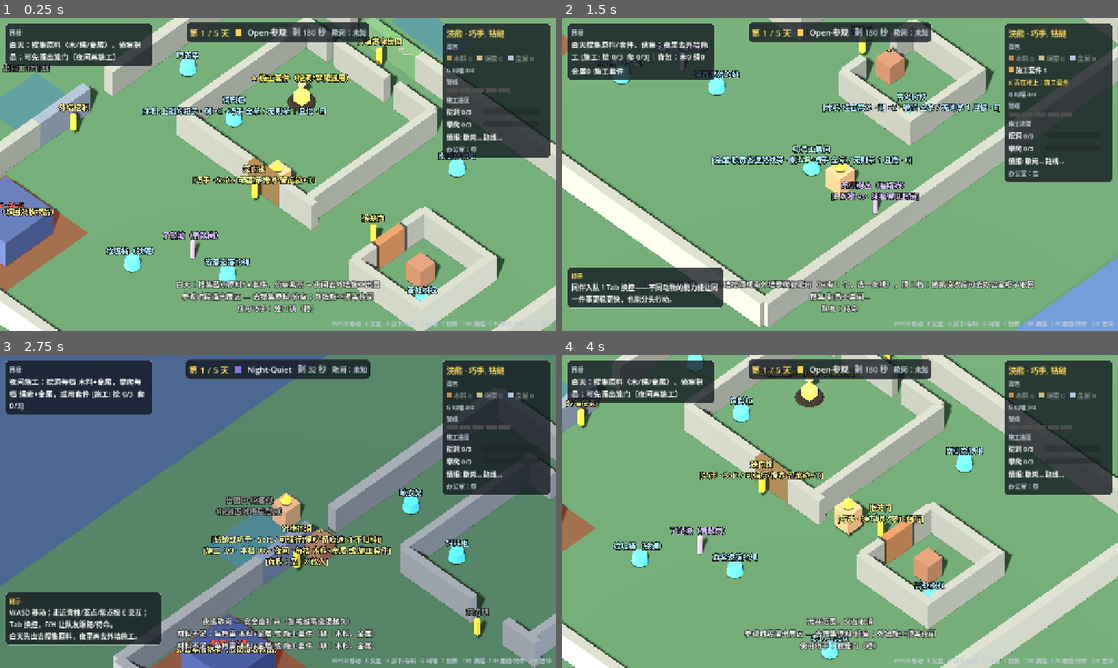
Above: before the commit, frames 1-4 (two rows, left to right).
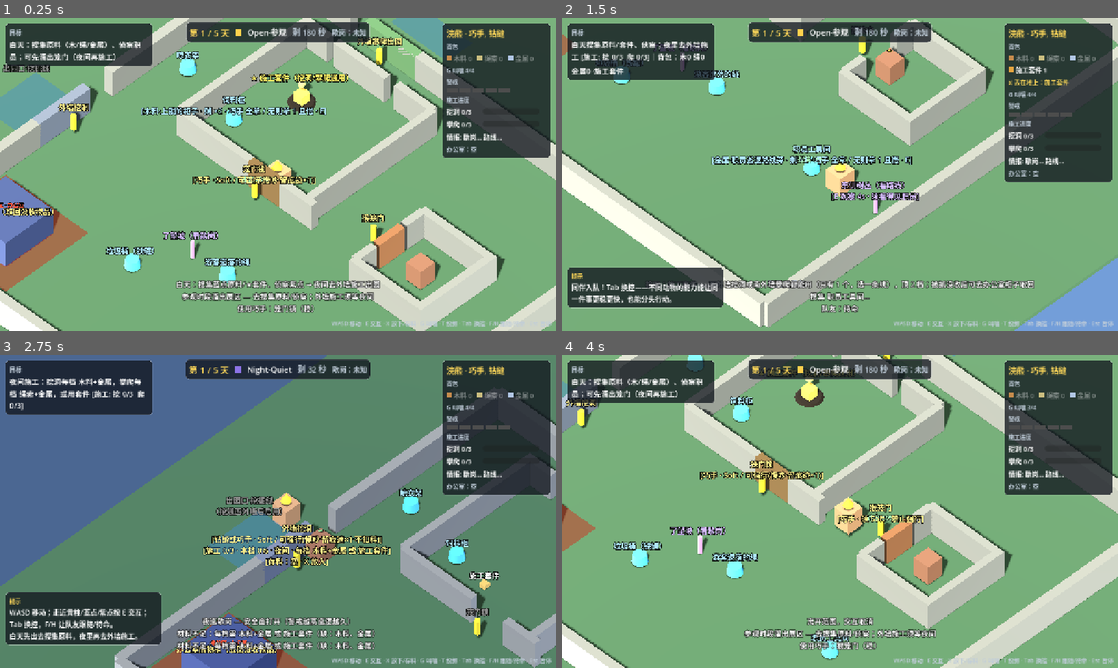
Above: after the commit, the same moments.

Repository: CoraStarX/ZooBreakout
Game: Godot game, scene res://prototypes/p2_route_clear.tscn
Two runs of this game, one before a commit and one after it. Both use one fixed random seed, a clock stepped at 60 frames per second and the inputs below. This scene is started directly instead of the project's main scene.
Inputs (mouse positions are in pixels of both pictures, inside the frame that each line leads up to):
- Up to frame 1 (0.25 s): no input
- Up to frame 2 (1.5 s): tap Enter at 0.5 s; move the mouse to (962, 158) at 0.52 s; hold D (move_right) 0.53-1.28 s; hold H (order_hold) 0.53-1.28 s; tap E (interact) at 0.6 s; click (962, 158) at 0.67 s; move the mouse to (728, 190) at 1.27 s; hold S (move_back) from 1.28 s (still down); tap H (order_hold) at 1.35 s
- Up to frame 3 (2.75 s): tap E (interact) at 1.55 s; move the mouse to (333, 442) at 2.02 s; release S (move_back) at 2.03 s; hold D (move_right) from 2.03 s (still down); hold H (order_hold) from 2.03 s (still down); tap X (drop_item) at 2.1 s
- Up to frame 4 (4 s): move the mouse to (812, 574) at 2.77 s; release D (move_right) at 2.78 s; release H (order_hold) at 2.78 s; hold W (move_forward) 2.78-3.53 s; tap E (interact) at 2.85 s; click (812, 574) at 2.92 s; move the mouse to (1006, 558) at 3.52 s; hold A (move_left) from 3.53 s (still down); hold H (order_hold) from 3.53 s (still down); tap G (make_noise) at 3.6 s

The runs differ from the first frame. In frame 1, 0.5% of the frame differs, in the area x 73-86%, y 42-91%; in frame 2, 0.8%; in frame 3, 1.1%, in the area x 0-100%, y 0-100%; in frame 4, 0.5%.

Commit message:
材料：木 5→2、绳 3→2（删高处树杈/南侧杂物堆，晾衣架 1）；MaterialBudget 分 Soft/Hard 路径，载入检查有套件与无套件 Hard 皆可完成、Soft 双线>木/绳供给；测试：套件被收缴取回后完工、无套件 Hard 通关
Co-authored-by: Cursor <cursoragent@cursor.com>

Diff:
--- a/content/balance/material_budget.gd
+++ b/content/balance/material_budget.gd
@@ -3,6 +3,7 @@
 ## Material supply vs route demand (docs/COST_REFACTOR.md「材料预算」). Pure data in, numbers out.
 ## supply: {"once": {mat: n}, "kits": n, "repeat": [{"mat", "yield", "daily_cap", "run_cap"}]}
 ## line:   {"name", "tiers", "kit_tiers", "tier_cost": Array[StringName], "kit_id"}
+## Paths: Soft = every tier paid (kit or materials); Hard = non-final tiers forced for free, final tier Soft.
 
 
 static func line_from(i: Interactable) -> Dictionary:
@@ -32,12 +33,13 @@
 	return {"once": once, "kits": kits, "repeat": repeat}
 
 
-## Materials one line still needs; `use_kit` = the kit pays its `kit_tiers`.
-static func need(line: Dictionary, use_kit: bool) -> Dictionary:
-	var paid := int(line["tiers"]) - (int(line["kit_tiers"]) if use_kit else 0)
+## Materials one line needs. `use_kit` = the kit pays its `kit_tiers`; `hard` = non-final tiers are forced (free).
+static func need(line: Dictionary, use_kit: bool, hard: bool = false) -> Dictionary:
+	var tiers := int(line["tiers"])
+	var paid := 1 if hard else tiers - (int(line["kit_tiers"]) if use_kit else 0)
 	var out := {}
 	for m in line["tier_cost"]:
-		out[m] = int(out.get(m, 0)) + maxi(paid, 0)
+		out[m] = int(out.get(m, 0)) + clampi(paid, 0, tiers)
 	return out
 
 
@@ -67,15 +69,21 @@
 	return out
 
 
-static func line_feasible(line: Dictionary, supply: Dictionary, fallback_days: int) -> bool:
-	var have := total(supply, fallback_days)
-	if int(supply["kits"]) > 0 and int(line["kit_tiers"]) > 0 and covers(need(line, true), have):
-		return true
-	return covers(need(line, false), have)
+static func feasible_with_kit(line: Dictionary, supply: Dictionary, fallback_days: int) -> bool:
+	return int(supply["kits"]) > 0 and int(line["kit_tiers"]) > 0 \
+		and covers(need(line, true), total(supply, fallback_days))
 
 
-## Every way of handing out the kits (at most one per line) — true if some split builds both lines.
-static func both_feasible(a: Dictionary, b: Dictionary, supply: Dictionary, fallback_days: int) -> bool:
+static func feasible_soft_no_kit(line: Dictionary, supply: Dictionary, fallback_days: int) -> bool:
+	return covers(need(line, false), total(supply, fallback_days))
+
+
+static func feasible_hard(line: Dictionary, supply: Dictionary, fallback_days: int) -> bool:
+	return covers(need(line, false, true), total(supply, fallback_days))
+
+
+## Both lines on the Soft path (no forcing), trying every way of handing out the kits (≤ 1 per line).
+static func both_soft_feasible(a: Dictionary, b: Dictionary, supply: Dictionary, fallback_days: int) -> bool:
 	var have := total(supply, fallback_days)
 	var kits := int(supply["kits"])
 	for ka in [false, true]:
@@ -84,22 +92,35 @@
 				continue
 			if (ka and int(a["kit_tiers"]) == 0) or (kb and int(b["kit_tiers"]) == 0):
 				continue
-			var want := need(a, ka)
-			var wb := need(b, kb)
-			for m in wb:
-				want[m] = int(want.get(m, 0)) + int(wb[m])
-			if covers(want, have):
+			if covers(_sum(need(a, ka), need(b, kb)), have):
 				return true
 	return false
 
 
-## Load-time guard: each line must be buildable from the map's supply plus the fallback over the run.
+static func both_hard_feasible(a: Dictionary, b: Dictionary, supply: Dictionary, fallback_days: int) -> bool:
+	return covers(_sum(need(a, false, true), need(b, false, true)), total(supply, fallback_days))
+
+
+static func _sum(x: Dictionary, y: Dictionary) -> Dictionary:
+	var out := x.duplicate()
+	for m in y:
+		out[m] = int(out.get(m, 0)) + int(y[m])
+	return out
+
+
+## Load-time guard: (a) every line buildable with the kit AND without it via Hard; (b) Soft double over supply.
 static func validate(lines: Array, supply: Dictionary, fallback_days: int) -> PackedStringArray:
 	var errors := PackedStringArray()
 	var have := total(supply, fallback_days)
 	for line in lines:
-		if not line_feasible(line, supply, fallback_days):
-			errors.append("材料不足：%s 即使用上套件也凑不齐（需 %s，全图+保底 %d 天共 %s）" % [
-				line["name"], need(line, int(supply["kits"]) > 0), fallback_days, have
+		if not feasible_with_kit(line, supply, fallback_days):
+			errors.append("材料不足：%s 用套件也凑不齐（需 %s，全图+保底 %d 天共 %s）" % [
+				line["name"], need(line, true), fallback_days, have
 			])
+		if not feasible_hard(line, supply, fallback_days):
+			errors.append("材料不足：%s 不用套件走强行也凑不齐最后一档（需 %s，共 %s）" % [
+				line["name"], need(line, false, true), have
+			])
+	if lines.size() >= 2 and both_soft_feasible(lines[0], lines[1], supply, fallback_days):
+		errors.append("材料过多：Soft 路径下两条线都能做完（%s）" % have)
 	return errors
--- a/content/levels/zoo_p0_gather.gd
+++ b/content/levels/zoo_p0_gather.gd
@@ -9,9 +9,7 @@
 
 const POINTS: Array[Dictionary] = [
 	{"name": "饲料柜", "pos": Vector3(-6.8, 0.05, -4.2), "mat": &"wood", "cap": 1, "rich": 2, "poor": 1, "hint": "上锁的柜子", "refresh": "once"},
-	{"name": "高处树杈", "pos": Vector3(7.4, 0.05, -1.9), "mat": &"wood", "cap": 2, "rich": 2, "poor": 1, "hint": "挂在高处", "refresh": "once"},
-	{"name": "南侧杂物堆", "pos": Vector3(2.5, 0.05, -9.0), "mat": &"wood", "cap": 0, "rich": 1, "poor": 1, "hint": "地上捡", "refresh": "once"},
-	{"name": "晾衣架", "pos": Vector3(-10.5, 0.05, -5.0), "mat": &"rope", "cap": 2, "rich": 2, "poor": 1, "hint": "挂在高处", "refresh": "once"},
+	{"name": "晾衣架", "pos": Vector3(-10.5, 0.05, -5.0), "mat": &"rope", "cap": 2, "rich": 1, "poor": 1, "hint": "挂在高处", "refresh": "once"},
 	{"name": "游客遗落的绳", "pos": Vector3(0.0, 0.05, 3.0), "mat": &"rope", "cap": 0, "rich": 1, "poor": 1, "hint": "地上捡", "refresh": "once"},
 	{"name": "垃圾桶（铁罐）", "pos": Vector3(-3.5, 0.05, 5.5), "mat": &"metal", "cap": 0, "rich": 1, "poor": 1, "hint": "翻翻看", "refresh": "repeatable"},
 	{"name": "职员工具间", "pos": Vector3(6.6, 0.05, 3.6), "mat": &"metal", "cap": 1, "rich": 1, "poor": 1, "hint": "职员巡逻路线旁", "refresh": "once"},
--- a/prototypes/p2_gather.gd
+++ b/prototypes/p2_gather.gd
@@ -31,45 +31,54 @@
 	_check(_geo.gather_points.size() == Gather.POINTS.size(), "关卡生成 %d 个搜集点" % _geo.gather_points.size())
 	_check_points_not_in_walls()
 
-	var rich := _find_point("饲料柜")      ## raccoon has DEXTERITY
-	var climb := _find_point("高处树杈")   ## raccoon lacks CLIMB
+	var cabinet := _find_point("饲料柜")   ## raccoon has DEXTERITY, the monkey does not
 	var trash := _find_point("垃圾桶（铁罐）")
-	_check(rich != null and climb != null and trash != null, "找到动词点与垃圾桶")
+	_check(cabinet != null and trash != null, "找到动词点与垃圾桶")
 	for g in _geo.gather_points:
 		var want := GatherPoint.RefreshMode.REPEATABLE if g == trash else GatherPoint.RefreshMode.ONCE
 		_check(g.refresh_mode == want, "%s 刷新模式 %s" % [g.display_name, GatherPoint.RefreshMode.keys()[g.refresh_mode]])
 	_check(_find_point("职员工具间").yield_rich == 1, "职员工具间金属 ×1")
-
-	## Rich: raccoon has verb → full haul.
-	await _use(actor, rich)
-	_check(actor.item_count(KitIds.WOOD) == 2, "有动词拿满 2 木料（实际 %d）" % actor.item_count(KitIds.WOOD))
-	_check(not rich.stocked and rich._label.text.contains("已搜空"), "搜空后标记「已搜空」：%s" % rich._label.text)
-	var before := actor.item_count(KitIds.WOOD)
-	await _use(actor, rich)
-	_check(actor.item_count(KitIds.WOOD) == before, "已搜空不能重复拿")
+	_party.rescue(&"monkey", false)
+	await get_tree().process_frame
+	var monkey: AnimalActor = null
+	for a in _party.party():
+		if a != actor:
+			monkey = a
+	monkey.order_hold()
 
 	## Poor: no verb → takes one, slower; the rest stays at the point.
 	var t0 := Time.get_ticks_msec()
-	await _use(actor, climb)
+	await _use(monkey, cabinet)
 	var poor_ms := Time.get_ticks_msec() - t0
-	_check(actor.item_count(KitIds.WOOD) == before + 1, "无动词只拿 1 木料（实际 %d）" % (actor.item_count(KitIds.WOOD) - before))
+	_check(monkey.item_count(KitIds.WOOD) == 1, "无动词只拿 1 木料（实际 %d）" % monkey.item_count(KitIds.WOOD))
 	_check(poor_ms >= int(GameConst.GATHER_POOR_SEC * 1000.0 * 0.8), "无动词更慢 %dms" % poor_ms)
-	_check(climb.stocked and climb.stock == 1, "没拿走的 1 件留在原处（剩 %d）" % climb.stock)
+	_check(cabinet.stocked and cabinet.stock == 1, "没拿走的 1 件留在原处（剩 %d）" % cabinet.stock)
 
 	## Dawn: once points never restock; what was left stays.
 	Clock.set_phase(Clock.Phase.NIGHT_QUIET)
 	Clock.advance()
-	_check(not rich.stocked, "天亮不补货（整局一次）")
-	_check(climb.stock == 1, "剩下的仍在（剩 %d）" % climb.stock)
+	_check(cabinet.stock == 1, "天亮不补货，剩下的仍在（剩 %d）" % cabinet.stock)
 
 	## Night blocks gathering.
 	Clock.set_phase(Clock.Phase.NIGHT_PATROL)
-	var n0 := actor.item_count(KitIds.WOOD)
-	await _use(actor, climb)
-	_check(actor.item_count(KitIds.WOOD) == n0 and climb.stock == 1, "夜间不能搜集")
+	await _use(actor, cabinet)
+	_check(actor.item_count(KitIds.WOOD) == 0 and cabinet.stock == 1, "夜间不能搜集")
 	Clock.set_phase(Clock.Phase.OPEN)
-	await _use(actor, climb)
-	_check(actor.item_count(KitIds.WOOD) == n0 + 1 and not climb.stocked, "白天再扒拉一次拿走剩下的，点位搜空")
+
+	## Rich: the raccoon has the verb, but only what is left can be taken; then the point is empty for good.
+	await _use(actor, cabinet)
+	_check(actor.item_count(KitIds.WOOD) == 1, "有动词也只能拿剩下的 1 木料（实际 %d）" % actor.item_count(KitIds.WOOD))
+	_check(not cabinet.stocked and cabinet._label.text.contains("已搜空"), "搜空后标记「已搜空」：%s" % cabinet._label.text)
+	await _use(actor, cabinet)
+	_check(actor.item_count(KitIds.WOOD) == 1, "已搜空不能重复拿")
+	var wood_total := 0
+	var rope_total := 0
+	for g in _geo.gather_points:
+		if g.material == KitIds.WOOD:
+			wood_total += g.once_supply()
+		elif g.material == KitIds.ROPE:
+			rope_total += g.once_supply()
+	_check(wood_total == 2 and rope_total == 2, "全图木料 %d、绳索 %d（各 2）" % [wood_total, rope_total])
 
 	## Repeatable trash bin: loud every time, may be empty, pity bounds bad luck, one find per day.
 	await _check_trash(actor, trash)
@@ -86,7 +95,7 @@
 	## Capture confiscates parts, chest returns them.
 	actor.give_items([KitIds.WOOD, KitIds.WOOD])
 	CaptureFlow.apply_capture(actor)
-	_check(actor.item_count(KitIds.WOOD) == 0 and OfficeStorage.items.count(KitIds.WOOD) == 4, "被抓木料进办公室")
+	_check(actor.item_count(KitIds.WOOD) == 0 and OfficeStorage.items.count(KitIds.WOOD) == 4, "被抓木料进办公室（背包 %s 办公室 %s）" % [actor.inventory, OfficeStorage.summary()])
 
 	print("")
 	print("=== P2 GATHER SUMMARY pass=%d fail=%d ===" % [_pass_n, _fail_n])
@@ -138,6 +147,7 @@
 	actor.is_confined = false
 	actor.global_position = g.global_position + Vector3(0.6, 0.05, 0)
 	actor.velocity = Vector3.ZERO
+	actor._hold_position = actor.global_position ## a held follower would walk back out of range
 	g.try_use(actor)
 	var t := 0.0
 	while g._busy and t < limit:
--- a/prototypes/p2_noise_tools.gd
+++ b/prototypes/p2_noise_tools.gd
@@ -144,7 +144,7 @@
 	var cost := GameConst.action_cost()
 	var gp: GatherPoint = null
 	for g in _geo.gather_points:
-		if g.display_name == "南侧杂物堆":
+		if g.display_name == "饲料柜":
 			gp = g
 	gp.risky = true
 	_noises.clear()
--- a/prototypes/p2_route_clear.gd
+++ b/prototypes/p2_route_clear.gd
@@ -19,6 +19,10 @@
 	await _dig_run()
 	await _boot()
 	await _climb_run()
+	await _boot()
+	await _kit_retrieved_run()
+	await _boot()
+	await _hard_no_kit_run()
 	await _boot(false)
 	await _solo_refused_run()
 	print("")
@@ -74,7 +78,7 @@
 	var dig := _geo.dig_interactable
 	await _pick_kit(raccoon, _geo.route_kit_pickup)
 	await _gather(raccoon, "职员工具间")
-	await _gather(raccoon, "南侧杂物堆")
+	await _gather(raccoon, "饲料柜")
 	Clock.set_phase(Clock.Phase.NIGHT_QUIET)
 	_stand(raccoon, dig.global_position + Vector3(0.9, 0.05, 0.4))
 	await RouteHelper.finish(get_tree(), dig, raccoon, false)
@@ -104,9 +108,9 @@
 	_check(dig._qualifies(raccoon, true), "浣熊可 Soft 施工挖洞线")
 	await _pick_kit(raccoon, _geo.route_kit_pickup)
 	await _gather(raccoon, "职员工具间")
-	await _gather(raccoon, "南侧杂物堆")
-	_check(raccoon.has_item(KitIds.ROUTE) and raccoon.item_count(KitIds.METAL) == 1 and raccoon.item_count(KitIds.WOOD) == 1,
-		"白天备齐：施工套件 + 金属 + 木料 %s" % [raccoon.inventory])
+	await _gather(raccoon, "饲料柜")
+	_check(raccoon.has_item(KitIds.ROUTE) and raccoon.item_count(KitIds.METAL) == 1 and raccoon.item_count(KitIds.WOOD) == 2,
+		"白天备齐：施工套件 + 金属 + 木料×2（饲料柜，全图仅此一处）%s" % [raccoon.inventory])
 
 	Clock.set_phase(Clock.Phase.NIGHT_QUIET)
 	_stand(raccoon, dig.global_position + Vector3(0.9, 0.05, 0.4))
@@ -147,6 +151,63 @@
 	await _follower_walks_out(Vector3(-4.5, 0.05, -10.9), Vector3(-4.5, 0.05, -16.0),
 		func(p: Vector3) -> bool: return p.z < gate_z - 0.6)
 	await _exit_all(_geo.exit_south, RunSession.ExitRoute.CLIMB)
+
+
+## The kit is the Soft line's must-have: a capture sends it to the office (never destroyed), the raccoon
+## lockpicks the office chest (Soft, no trace) to get it back and still finishes the dig line.
+func _kit_retrieved_run() -> void:
+	var raccoon := _party.controlled()
+	var dig := _geo.dig_interactable
+	await _pick_kit(raccoon, _geo.route_kit_pickup)
+	await _gather(raccoon, "职员工具间")
+	await _gather(raccoon, "饲料柜")
+	Clock.set_phase(Clock.Phase.NIGHT_PATROL)
+	CaptureFlow.apply_capture(raccoon, "测试：背着套件被抓")
+	_check(not raccoon.has_item(KitIds.ROUTE) and OfficeStorage.items.has(KitIds.ROUTE),
+		"被抓：套件收进办公室暂存，没有销毁（%s）" % OfficeStorage.summary())
+	CaptureFlow.release(raccoon)
+	var chest := _geo.find_child("OfficeChest", true, false) as OfficeChest
+	_check(chest != null, "办公室储物柜存在")
+	_stand(raccoon, chest.global_position + Vector3(2.0, 0.05, 0))
+	await get_tree().physics_frame
+	chest.try_use(raccoon)
+	await _idle(chest)
+	_check(raccoon.has_item(KitIds.ROUTE) and raccoon.item_count(KitIds.WOOD) == 2 and raccoon.has_item(KitIds.METAL),
+		"巧手开柜取回套件和原料：%s" % [raccoon.inventory])
+	_check(get_tree().get_nodes_in_group("traces").is_empty(), "取回走 Soft：不留痕迹")
+	Clock.set_phase(Clock.Phase.NIGHT_QUIET)
+	_stand(raccoon, dig.global_position + Vector3(0.9, 0.05, 0.4))
+	await RouteHelper.finish(get_tree(), dig, raccoon, false)
+	_check(dig._done and _session.route_dig_ready, "取回套件后完成挖洞线 %d/%d" % [dig.tier_done, dig.tiers])
+	await _exit_all(_geo.exit_west, RunSession.ExitRoute.DIG)
+
+
+## No kit at all: the monkey forces the first two dig tiers (free, slow, loud, traces), the raccoon's
+## lockpick does the last one with wood + metal. Still clears.
+func _hard_no_kit_run() -> void:
+	var raccoon := _party.controlled()
+	var monkey: AnimalActor = null
+	for a in _party.party():
+		if a != raccoon:
+			monkey = a
+	var dig := _geo.dig_interactable
+	await _gather(raccoon, "职员工具间")
+	await _gather(raccoon, "饲料柜")
+	_check(not raccoon.has_item(KitIds.ROUTE) and not monkey.has_item(KitIds.ROUTE), "不拿套件")
+	Clock.set_phase(Clock.Phase.NIGHT_QUIET)
+	monkey.order_hold()
+	_stand(monkey, dig.global_position + Vector3(0.9, 0.05, 0.4))
+	monkey._hold_position = monkey.global_position
+	_check(not dig._qualifies(monkey, true), "猴对挖洞线没有钻缝/巧手 → 只能强行")
+	await RouteHelper.finish(get_tree(), dig, monkey, false)
+	_check(dig.tier_done == GameConst.ROUTE_TIERS - 1 and not dig._done, "猴强行做完前 %d 档（最后一档禁止强行）" % dig.tier_done)
+	_check(raccoon.item_count(KitIds.WOOD) == 2 and raccoon.item_count(KitIds.METAL) == 1, "强行档不扣料：浣熊的原料原封不动")
+	_check(get_tree().get_nodes_in_group("traces").size() >= 2, "强行留下施工痕迹（%d 处）" % get_tree().get_nodes_in_group("traces").size())
+	_stand(raccoon, dig.global_position + Vector3(0.9, 0.05, 0.4))
+	await RouteHelper.finish(get_tree(), dig, raccoon, false)
+	_check(dig._done and _session.route_dig_ready and raccoon.item_count(KitIds.WOOD) == 1 and raccoon.item_count(KitIds.METAL) == 0,
+		"浣熊 Soft 付木料+金属完成最后一档")
+	await _exit_all(_geo.exit_west, RunSession.ExitRoute.DIG)
 
 
 ## Leader waits past the exit; the follower starts inside the wall and must walk out through the gap itself.
